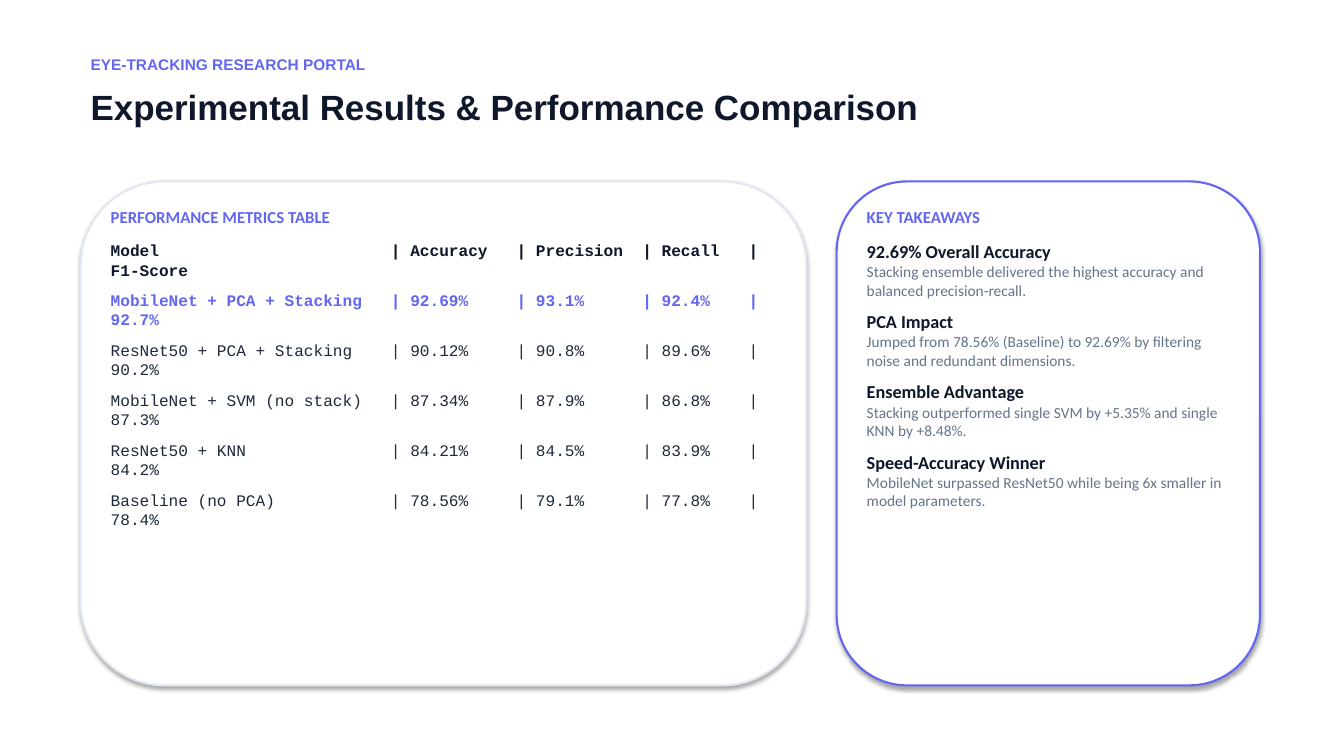
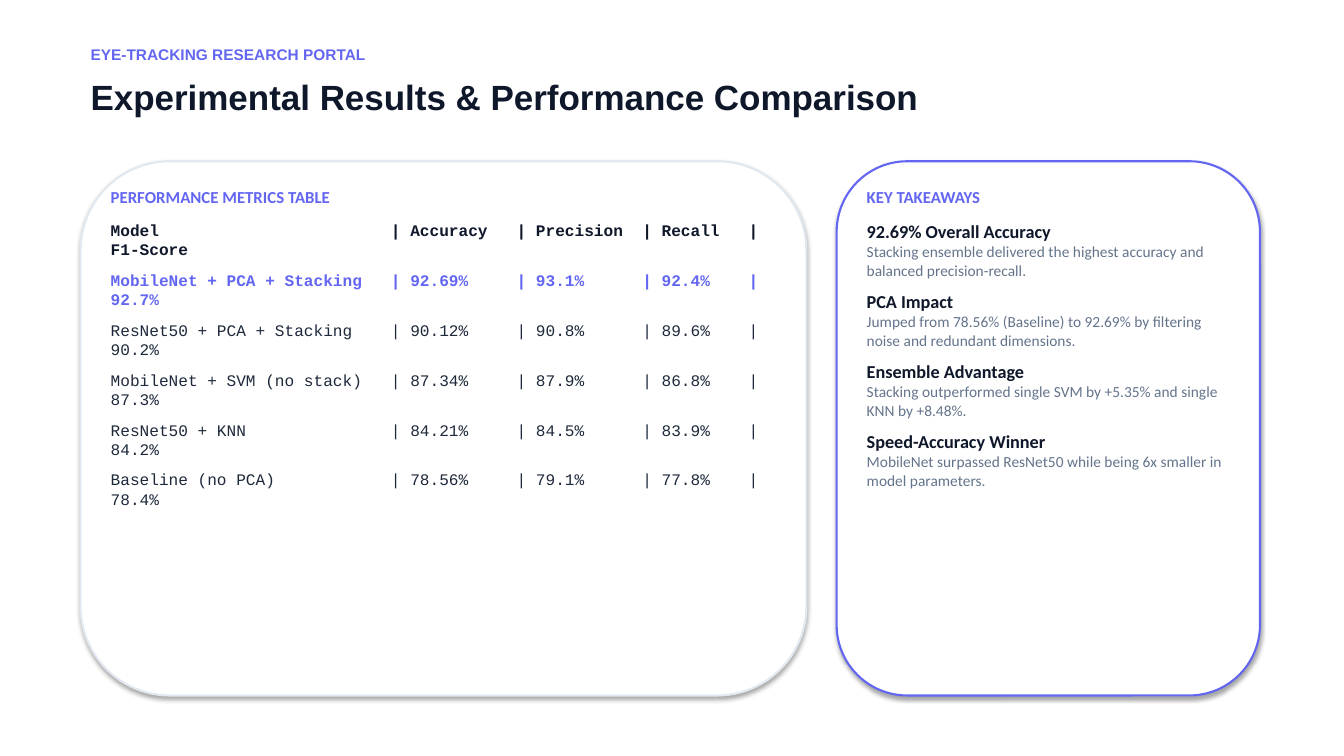
Before and after one commit to nandini-rathod/asd-eye-tracking, a slide deck: slide 6 of ASD_EyeTracking_Presentation.pptx. Drawn at 1344x756 pixels with LibreOffice and Linux fonts; fonts in the diff are those of the drawing. Boxes give left, top, right and bottom in pixels: in the first picture for what was removed or moved away, otherwise in the second. Text is boxed around its words. In the diff, an @@ line names an element or a change of style, - is before the commit and + after.

```diff
--- a/ASD_EyeTracking_Presentation.pptx
+++ b/ASD_EyeTracking_Presentation.pptx
@@ text "EYE-TRACKING RESEARCH PORTAL": place and size @@
-text "EYE-TRACKING RESEARCH PORTAL" at <box>91,59,365,70</box>
+text "EYE-TRACKING RESEARCH PORTAL" at <box>91,49,365,60</box>
@@ text "Experimental Results & Performance Comparison": place and size @@
-text "Experimental Results & Performance Comparison" at <box>91,94,918,127</box>
+text "Experimental Results & Performance Comparison" at <box>91,84,918,117</box>
@@ rounded rectangle: place and size @@
-rounded rectangle at <box>81,181,807,686</box>
+rounded rectangle at <box>81,161,807,696</box>
@@ rounded rectangle: place and size @@
-rounded rectangle at <box>837,181,1260,686</box>
+rounded rectangle at <box>837,161,1260,696</box>
@@ text "PERFORMANCE METRICS TABLE": place and size @@
-text "PERFORMANCE METRICS TABLE" at <box>111,212,710,510</box>
+text "PERFORMANCE METRICS TABLE" at <box>111,192,710,489</box>
@@ text "KEY TAKEAWAYS": place and size @@
-text "KEY TAKEAWAYS" at <box>867,212,1222,509</box>
+text "KEY TAKEAWAYS" at <box>867,192,1222,489</box>
```
Also in this commit, not shown: 7 other slides changed, 1 slide added, 1 slide removed, 4 other files.
